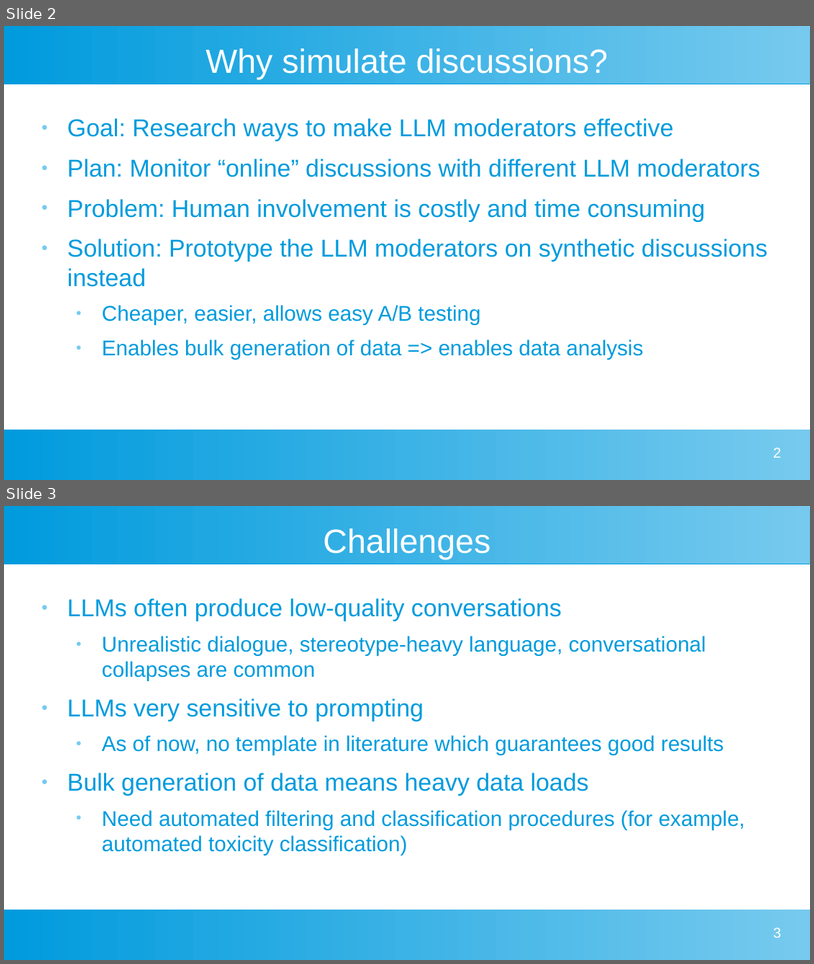
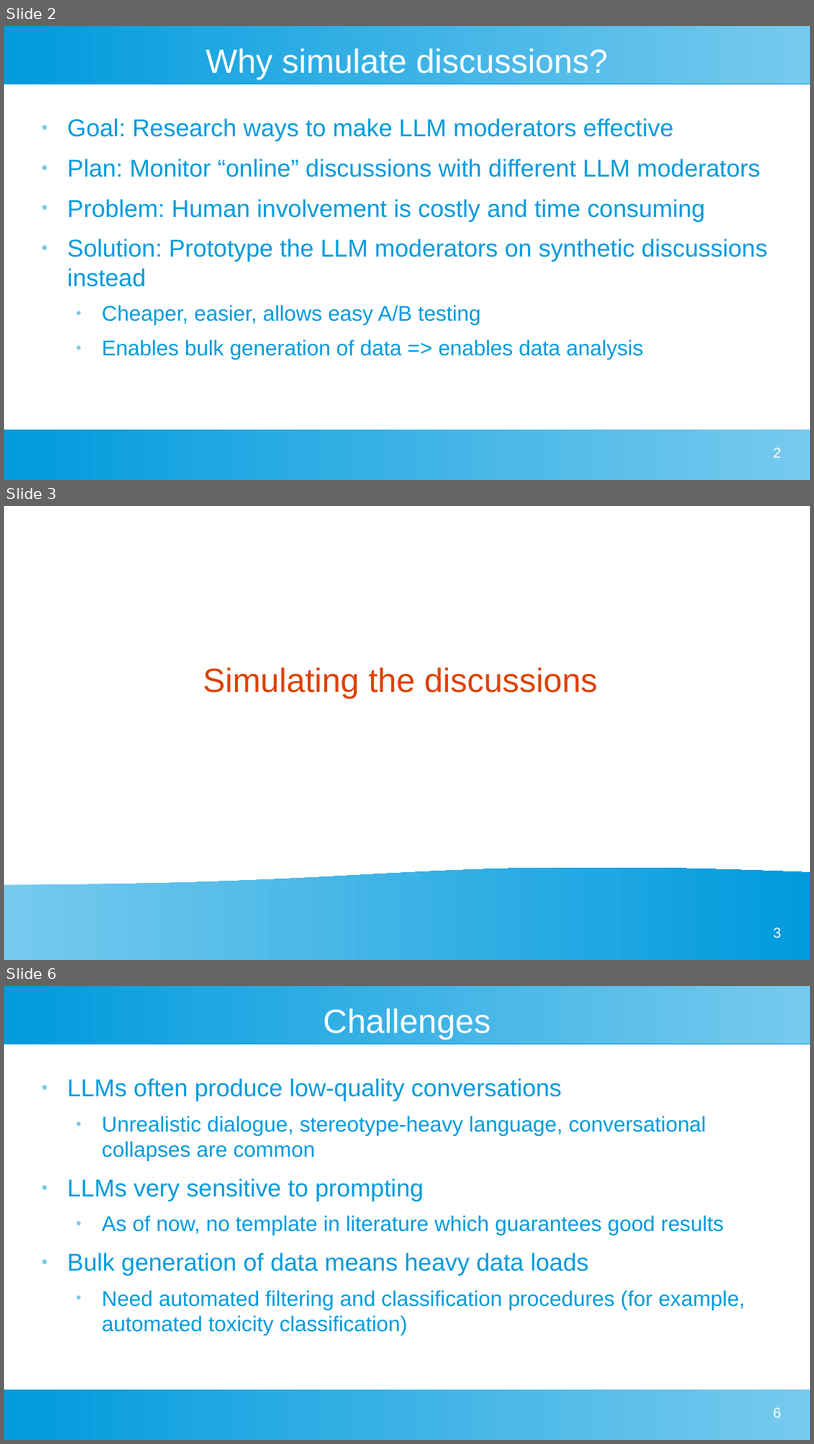
Before and after one commit to dimits-ts/llm_moderation_research, a slide deck: presentations/project_goals.odp. Shown one above the other, each under a label of ours: slides 2 and 3 before the commit, slides 2, 3 and 6 after it; the slides between them are not shown. The pictures are 814x964 and 814x1444 pixels, drawn with LibreOffice and Linux fonts; fonts in the diff are those of the drawing. Boxes give left, top, right and bottom in pixels: in the first picture for what was removed or moved away, otherwise in the second. Text is boxed around its words. In the diff, an @@ line names an element or a change of style, - is before the commit and + after.

```diff
--- a/presentations/project_goals.odp
+++ b/presentations/project_goals.odp
@@ slide 3 added at bbox=[4, 506, 810, 960], background #FFFFFF @@
@@ title added at bbox=[203, 667, 598, 698], 33 pt, text #DD4100 @@
+Simulating the discussions
@@ flow chart document added at bbox=[4, 866, 810, 960], fill gradient #77CAEE to #75C9EE to #73C9ED to #71C8ED to #6FC7ED to #6EC6ED @@
@@ page number added at bbox=[774, 927, 782, 938], 14 pt, text #FFFFFF @@
+3
@@ what was slide 3 is now slide 6 @@
@@ page number at bbox=[774, 1407, 782, 1417]: text changed @@
-3
+6
```
Also in this commit, not shown: 1 slide changed, 6 other slides added, 3 other files.
